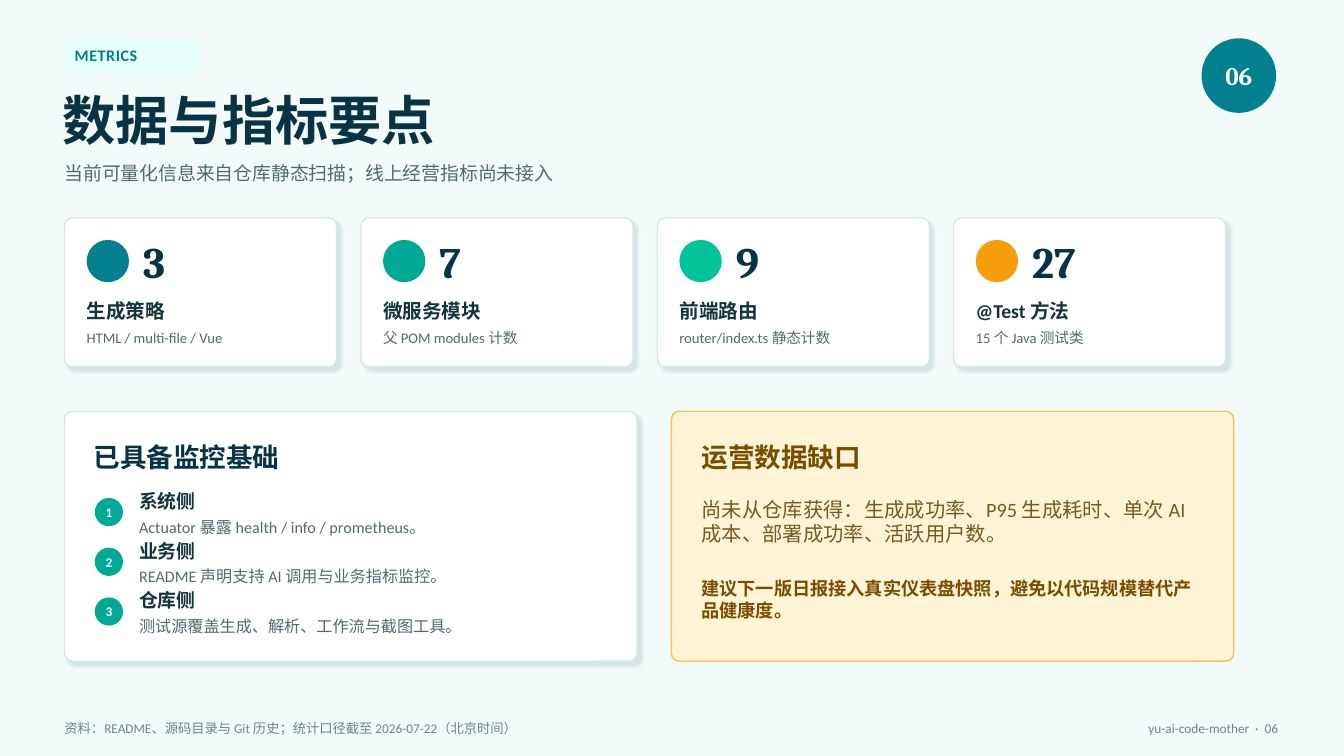
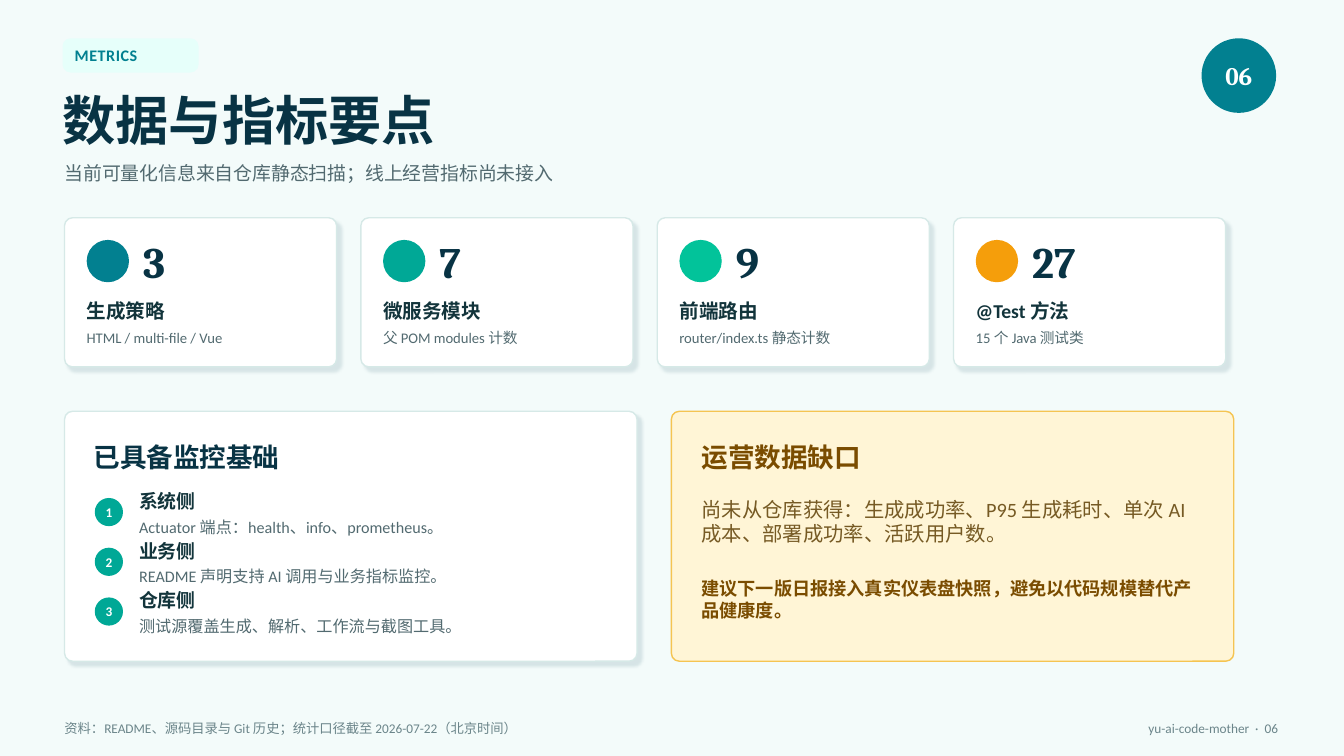
Before and after one commit to liyupi/yu-ai-code-mother, a slide deck: slide 6 of docs/reports/project-status-2026-07-22.pptx. Drawn at 1344x756 pixels with LibreOffice and Linux fonts; fonts in the diff are those of the drawing. Boxes give left, top, right and bottom in pixels: in the first picture for what was removed or moved away, otherwise in the second. Text is boxed around its words. In the diff, an @@ line names an element or a change of style, - is before the commit and + after.

```diff
--- a/docs/reports/project-status-2026-07-22.pptx
+++ b/docs/reports/project-status-2026-07-22.pptx
@@ text at <box>139,519,444,536</box>: text changed @@
-Actuator 暴露 health / info / prometheus。
+Actuator 端点：health、info、prometheus。
```
Also in this commit, not shown: 4 other slides changed.
